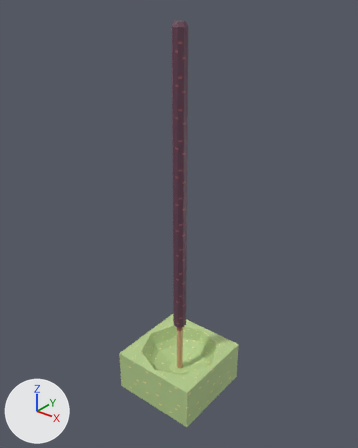
One commit to the Blender file godot/assets/models/incense_holder_square.blend: the scene before it, then after it.
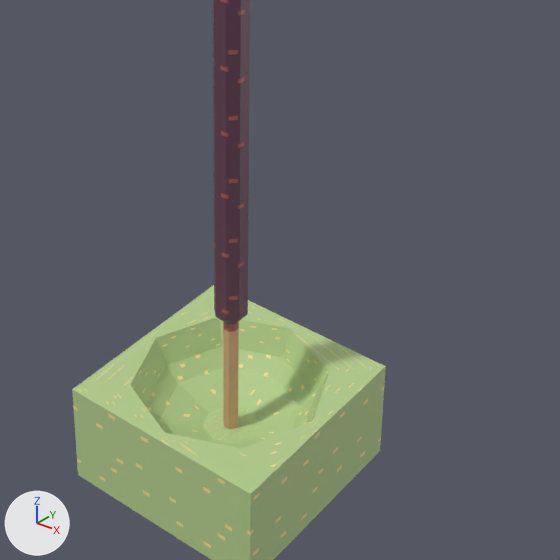
Old and new are each drawn whole from a 50 mm camera at (5.77, -7.24, 8.75) aimed at (-0.06, 0.05, 4.23) and again close up on the part from 26% to 85% of the width and 46% to 93% of the height. The lights are fixed; the arrows at lower left show +X, +Y and +Z. The last two pictures show the newer version.

In view in the first close-up: 'Holder', 'Stick'.
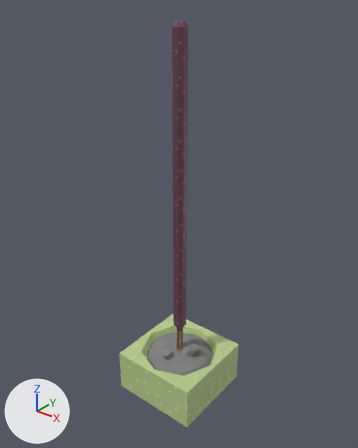
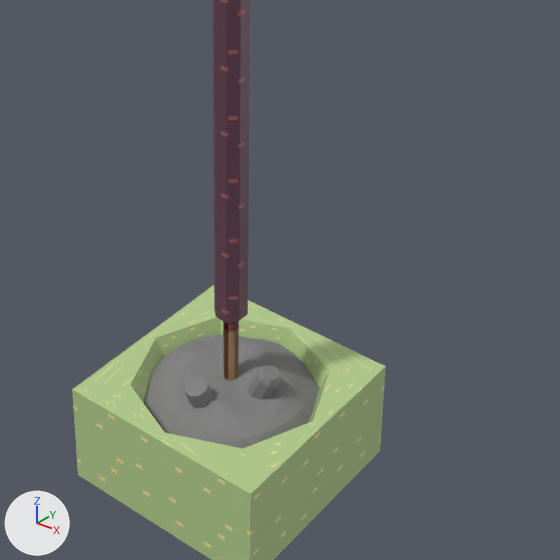
Commit message: Incense changes its name data after burning to include "ashes"

Pixel boxes [x1, y1, x2, y2] of what changed, in the close-ups (560 x 560 px):
'Ashes', added: after [144, 335, 320, 449]
'AshStickBottom', added (brown): after [223, 321, 239, 380]
'AshStickTop', added: after [247, 366, 281, 399]
'AshStickSection', added: after [184, 377, 213, 408]

The change, as a list of edits to the scene's bpy script:
```text
Add mat_ash:
    mat_ash = principled_material('Ash')
    mat_ash.base_color = (0.226, 0.226, 0.226)  # grey #838383
    mat_ash.roughness = 1.0
Add me_ashpile:
    me_ashpile.from_pydata(...)  # 257 vertices, 257 faces; spans x -1.0..1.0, y -1.0..1.0, z 0.0..0.9
    me_ashpile.materials.append(mat_ash)  # grey #838383
Add me_cube_004:
    me_cube_004.from_pydata(...)  # 16 vertices, 9 faces; spans x -0.317..-0.132, y -0.128..0.133, z 0.575..1.69
    me_cube_004.materials.append(mat_ash)  # grey #838383
Add me_cube_003:
    me_cube_003.from_pydata(...)  # 24 vertices, 17 faces; spans x 0.06..0.266, y -0.056..0.061, z 9.963..10.745
    me_cube_003.materials.append(mat_ash)  # grey #838383
Add me_cube_001:
    me_cube_001.from_pydata(...)  # 16 vertices, 9 faces; spans x -0.03..0.03, y -0.03..0.03, z 0.16..2.19
    me_cube_001.materials.append(mat_incensestick)  # picture img_incense_stick_png
Add ob_ashsticksection:
    ob_ashsticksection = bpy.data.objects.new('AshStickSection', me_cube_004)
    ob_ashsticksection.parent = ob_ashes
    ob_ashsticksection.matrix_parent_inverse = Matrix(((1.0, 0.0, 0.0, 0.0), (0.0, 1.0, 0.0, 0.0), (0.0, 0.0, 1.0, -0.24), (0.0, 0.0, 0.0, 1.0)))
    ob_ashsticksection.location = (0.306, -0.347, 0.268)
    ob_ashsticksection.scale = (1.45, 1.45, 0.545)
Add ob_ashes:
    ob_ashes = bpy.data.objects.new('Ashes', me_ashpile)
    ob_ashes.location = (0.0, 0.0, 0.24)
Add ob_ashsticktop:
    ob_ashsticktop = bpy.data.objects.new('AshStickTop', me_cube_003)
    ob_ashsticktop.parent = ob_ashes
    ob_ashsticktop.matrix_parent_inverse = Matrix(((1.0, 0.0, 0.0, 0.0), (0.0, 1.0, 0.0, 0.0), (0.0, 0.0, 1.0, -0.24), (0.0, 0.0, 0.0, 1.0)))
    ob_ashsticktop.location = (0.0, 0.0, -6.727)
    ob_ashsticktop.scale = (1.99, 1.99, 0.75)
Add ob_ashstickbottom:
    ob_ashstickbottom = bpy.data.objects.new('AshStickBottom', me_cube_001)
    ob_ashstickbottom.parent = ob_ashes
    ob_ashstickbottom.matrix_parent_inverse = Matrix(((1.0, 0.0, 0.0, 0.0), (0.0, 1.0, 0.0, 0.0), (0.0, 0.0, 1.0, -0.24), (0.0, 0.0, 0.0, 1.0)))
    ob_ashstickbottom.location = (0.0, 0.0, 0.0)
    ob_ashstickbottom.scale = (1.99, 1.99, 0.75)
```
